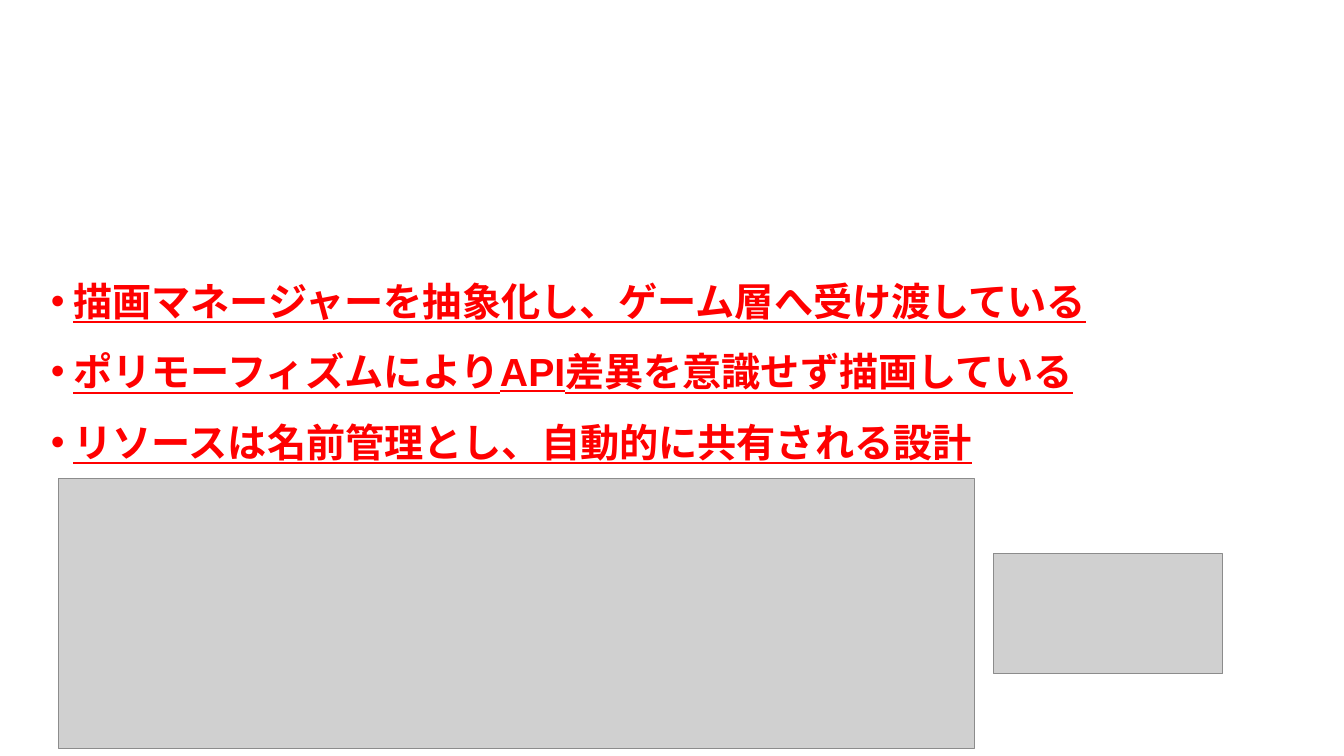
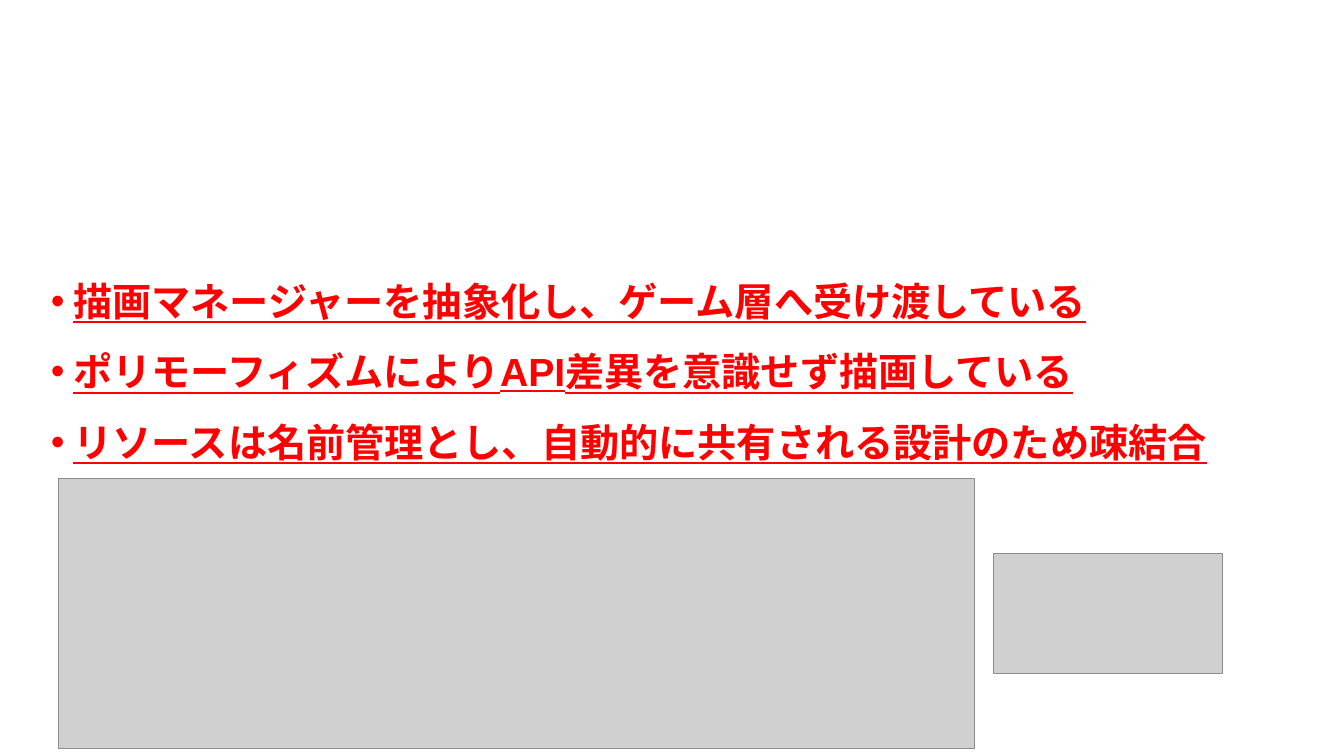
Before and after one commit to Takeshi0106/Action_Game, a slide deck: slide 6 of 就職作品詳細資料.pptx. Drawn at 1344x756 pixels with LibreOffice and Linux fonts; fonts in the diff are those of the drawing; grey boxes stand for pictures; background and template pictures are left out. Boxes give left, top, right and bottom in pixels: in the first picture for what was removed or moved away, otherwise in the second. Text is boxed around its words. In the diff, an @@ line names an element or a change of style, - is before the commit and + after.

```diff
--- a/就職作品詳細資料.pptx
+++ b/就職作品詳細資料.pptx
@@ text at <box>73,423,1206,464</box>: text changed @@
-• リソースは名前管理とし、自動的に共有される設計
+• リソースは名前管理とし、自動的に共有される設計のため疎結合
```
Also in this commit, not shown: 2 other slides changed, 6 slides added, 1 slide removed.
